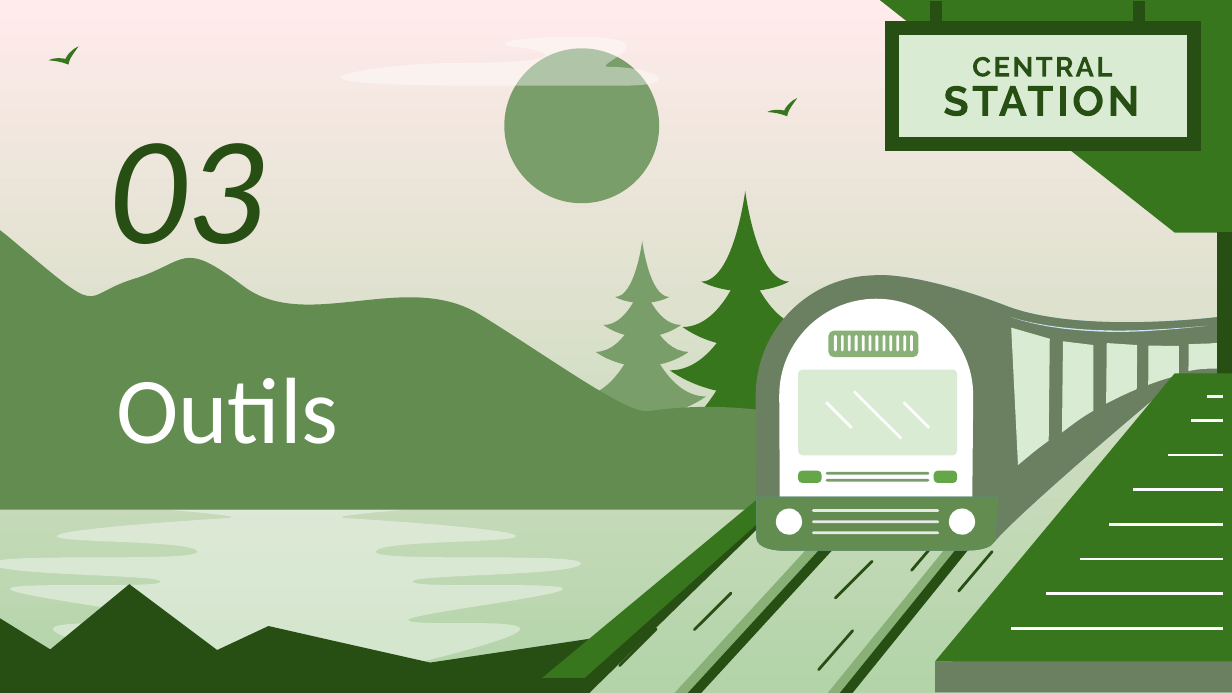
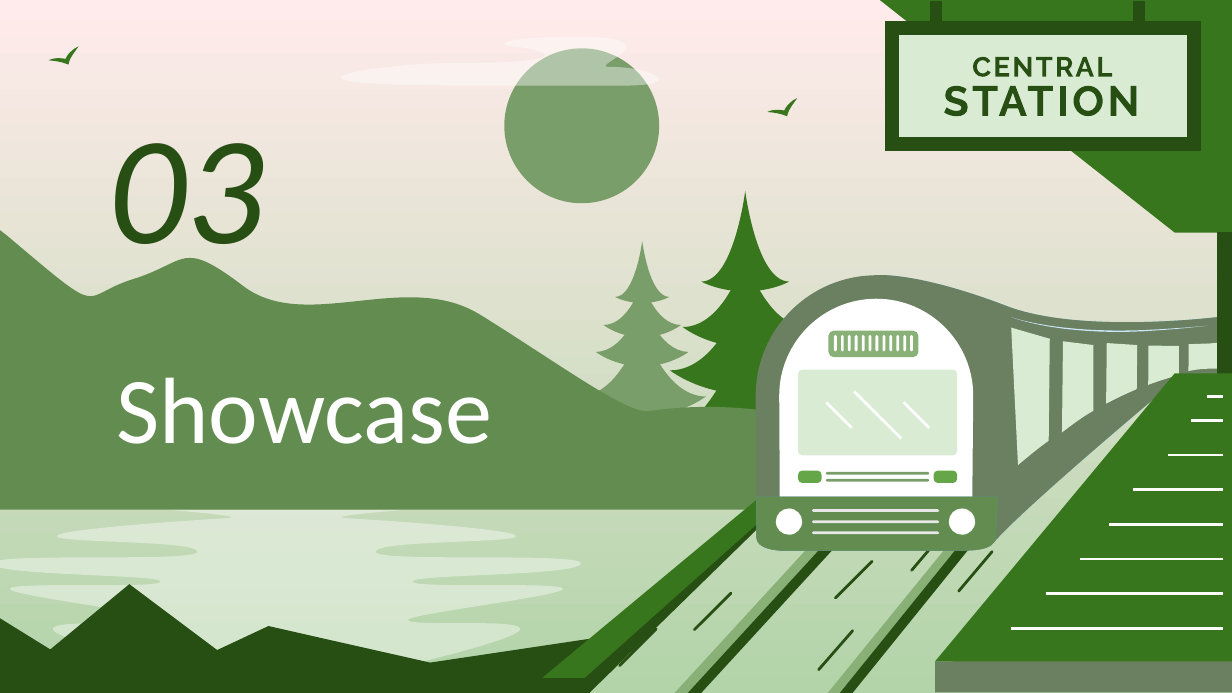
Before and after one commit to Smoother19/MusicAnimation, a slide deck: slide 12 of docs/presentation/PresProto.pptx (slide 15 before the commit). Drawn at 1232x693 pixels with LibreOffice and Linux fonts; fonts in the diff are those of the drawing. Boxes give left, top, right and bottom in pixels: in the first picture for what was removed or moved away, otherwise in the second. Text is boxed around its words. In the diff, an @@ line names an element or a change of style, - is before the commit and + after.

```diff
--- a/docs/presentation/PresProto.pptx
+++ b/docs/presentation/PresProto.pptx
@@ title at (116,377,492,444): text changed @@
-Outils
+Showcase
```
Also in this commit, not shown: 1 other slide changed, 3 slides added, 6 slides removed, 1 other file.
